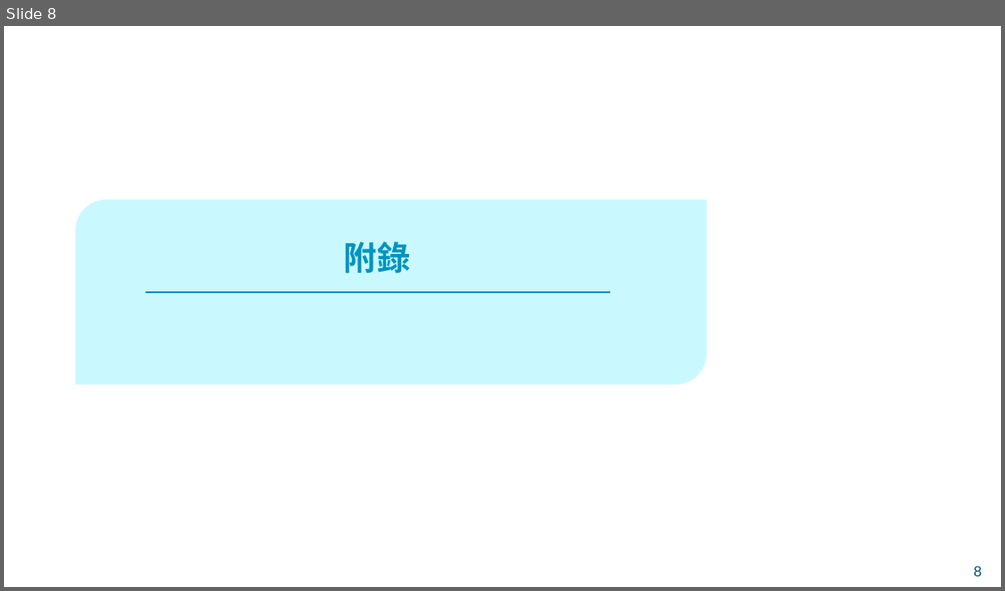
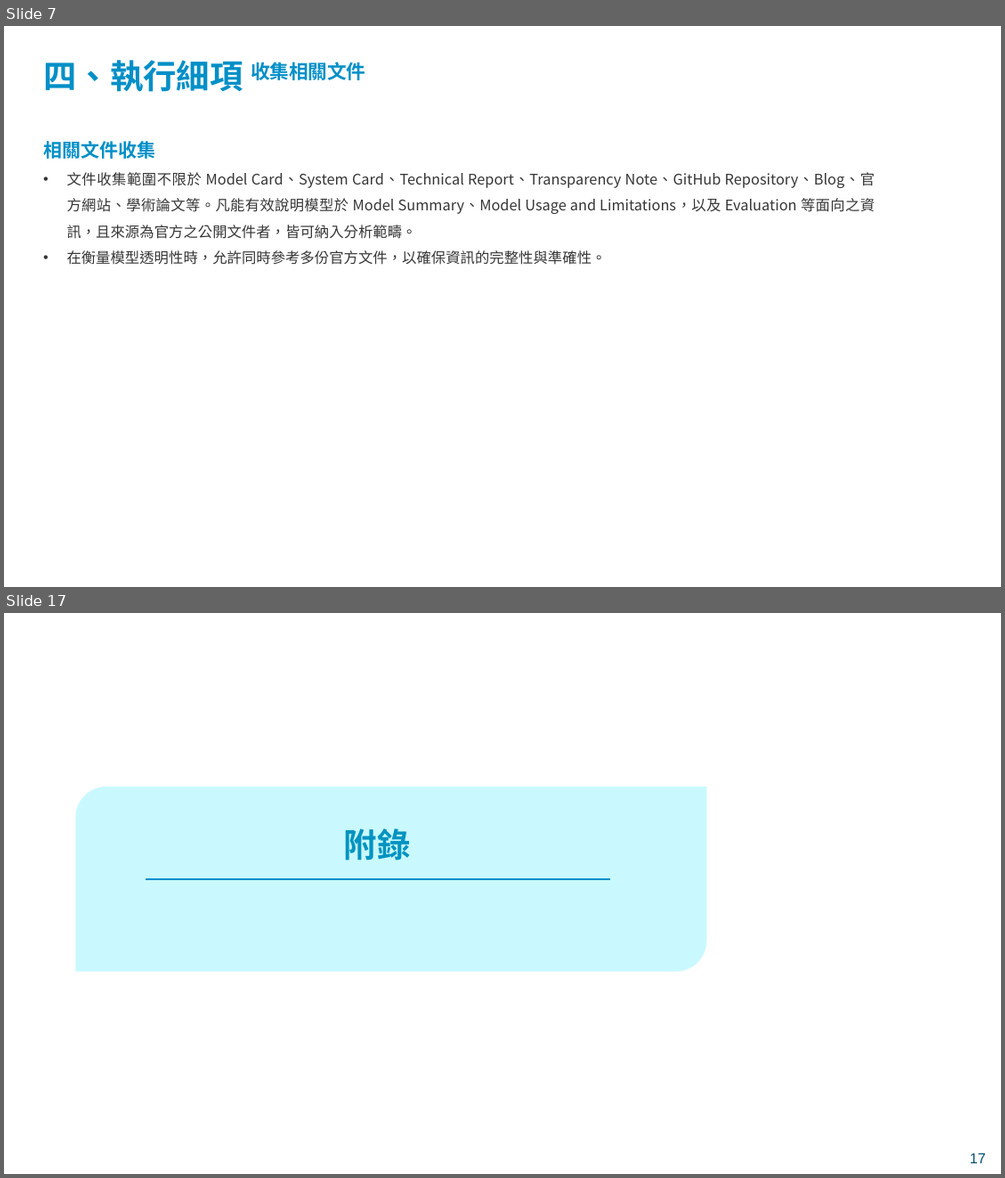
Before and after one commit to xinhuang0716/LLM_Assessment_Fubon, a slide deck: 模型評測機制 - 透明性.pptx. Shown one above the other, each under a label of ours: slide 8 before the commit, slides 7 and 17 after it; the slides between them are not shown. The pictures are 1005x591 and 1005x1178 pixels, drawn with LibreOffice and Linux fonts; fonts in the diff are those of the drawing; background and template pictures are left out. Boxes give left, top, right and bottom in pixels: in the first picture for what was removed or moved away, otherwise in the second. Text is boxed around its words. In the diff, an @@ line names an element or a change of style, - is before the commit and + after.

Commit message:
Update Transparency Report PPT

```diff
--- a/模型評測機制 - 透明性.pptx
+++ b/模型評測機制 - 透明性.pptx
@@ slide 7 added at (4, 26, 1001, 587), background picture (left out) @@
@@ text added at (43, 60, 365, 92), 32 pt, text #008FC7, bold @@
+四、執行細項 收集相關文件
@@ text added at (43, 141, 874, 265), 14 pt, text #363636 @@
+相關文件收集
+• 文件收集範圍不限於 Model Card、System Card、Technical Report、Transparency Note、GitHub Repository、Blog、官方網站、學術論文等。凡能有效說明模型於 Model Summary、Model Usage and Limitations，以及 Evaluation 等面向之資訊，且來源為官方之公開文件者，皆可納入分析範疇。
+• 在衡量模型透明性時，允許同時參考多份官方文件，以確保資訊的完整性與準確性。
@@ what was slide 8 is now slide 17 @@
@@ page number at (970, 1152, 986, 1163): text changed @@
-8
+17
```
Also in this commit, not shown: 5 slides changed, 13 other slides added, 3 slides removed.
